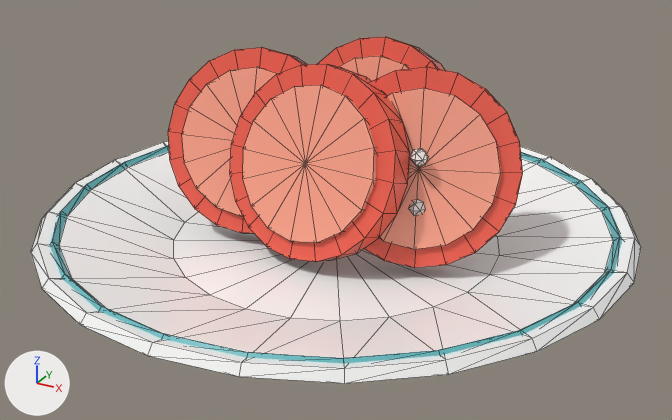
One commit to the glTF model kr_dish_tomatoes.glb: the scene before it, then after it.
Before and after are seen from a 50 mm camera at (0.302, -0.549, 0.315) aimed at (0.006, -0.012, 0.047). Lighting does not change. The marker at lower left points along +X, +Y and +Z. The picture after the commit comes second. Mesh edges are drawn as thin lines. Vertices at exactly the same position are counted once.

The scene before the commit, as lines of its bpy script (objects in view):
```python
me_vc_m0_r2 = bpy.data.meshes.new('vc_m0_r2')
me_vc_m0_r2.from_pydata(...)  # 314 vertices, 608 faces; spans x -0.215..0.215, y -0.215..0.215, z 0.0..0.153
me_vc_m0_r2.materials.append(mat_vc_m0_r2)
me_vc_m0_r4 = bpy.data.meshes.new('vc_m0_r4')
me_vc_m0_r4.from_pydata(...)  # 412 vertices, 768 faces; spans x -0.204..0.204, y -0.204..0.204, z 0.032..0.141
me_vc_m0_r4.materials.append(mat_vc_m0_r4)
ob_vc_m0_r2 = bpy.data.objects.new('vc_m0_r2', me_vc_m0_r2)
ob_vc_m0_r2.location = (0.0, 0.0, 0.0)
ob_vc_m0_r4 = bpy.data.objects.new('vc_m0_r4', me_vc_m0_r4)
ob_vc_m0_r4.location = (0.0, 0.0, 0.0)
```
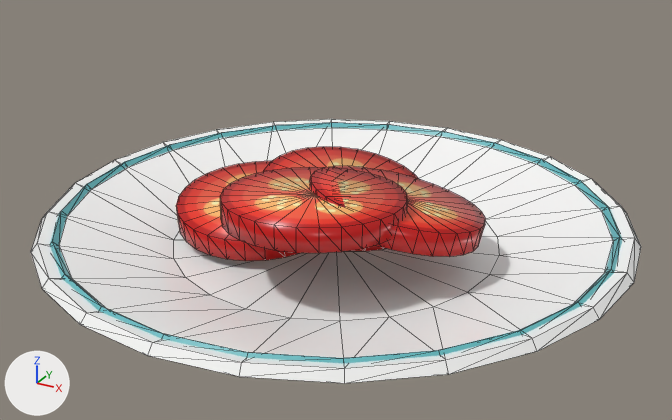
Boxes (x1, y1, x2, y2) around the edits, measured in the pictures (672 x 420 px):
'vc_m0_r2', reshaped (24% shorter)
    before: (31, 37, 641, 383)
    after: (31, 119, 641, 383)
'vc_m0_r4', reshaped (21% shorter)
    before: (50, 56, 623, 363)
    after: (50, 122, 623, 363)
'kr_dish_tomatoes_f_tomslice', added (red)
    after: (176, 147, 486, 261)
part 1 of me_vc_m0_r2, deleted (red)
    before: (318, 37, 444, 70)
part 2 of me_vc_m0_r2, deleted (red)
    before: (168, 47, 307, 233)
part 3 of me_vc_m0_r2, deleted (red)
    before: (230, 64, 410, 262)
part 4 of me_vc_m0_r2, deleted (red)
    before: (364, 67, 523, 268)
part 5 of me_vc_m0_r4, deleted (beige)
    before: (182, 56, 501, 249)

Diff of the bpy script that builds the scene:
```diff
--- a/kr_dish_tomatoes.glb.py
+++ b/kr_dish_tomatoes.glb.py
@@ img_image_0 @@
+img_image_0 = load_image('Image_0', '_unpacked/Image_0', 512, 512, 'sRGB')
@@ mat_f_tomslice @@
+mat_f_tomslice = principled_material('f_tomslice')
+mat_f_tomslice.texture = img_image_0
+mat_f_tomslice.roughness = 0.3
@@ me_vc_m0_r2 @@
 # used by ob_vc_m0_r2; location = (0.0, 0.0, 0.0)
-me_vc_m0_r2.from_pydata(...)  # 314 vertices, 608 faces; spans x -0.215..0.215, y -0.215..0.215, z 0.0..0.153
+me_vc_m0_r2.from_pydata(...)  # 146 vertices, 288 faces; spans x -0.215..0.215, y -0.215..0.215, z 0.0..0.042
+# me_vc_m0_r2 part 1: the loose piece of 42 vertices spanning x -0.068..0.068, y 0.03..0.095, z 0.02..0.153 is deleted
+# me_vc_m0_r2 part 2: the loose piece of 42 vertices spanning x -0.129..0.007, y -0.044..0.025, z 0.02..0.153 is deleted
+# me_vc_m0_r2 part 3: the loose piece of 42 vertices spanning x -0.069..0.067, y -0.06..0.006, z 0.02..0.153 is deleted
+# me_vc_m0_r2 part 4: the loose piece of 42 vertices spanning x 0.0..0.133, y -0.04..0.04, z 0.02..0.153 is deleted
 me_vc_m0_r2.materials.append(mat_vc_m0_r2)
@@ me_vc_m0_r4 @@
 # used by ob_vc_m0_r4; location = (0.0, 0.0, 0.0)
-me_vc_m0_r4.from_pydata(...)  # 412 vertices, 768 faces; spans x -0.204..0.204, y -0.204..0.204, z 0.032..0.141
+me_vc_m0_r4.from_pydata(...)  # 96 vertices, 192 faces; spans x -0.204..0.204, y -0.204..0.204, z 0.034..0.042
+# me_vc_m0_r4 part 5: 14 loose pieces with 316 vertices, spanning x -0.116..0.12, y -0.059..0.089, z 0.032..0.141, are deleted
 me_vc_m0_r4.materials.append(mat_vc_m0_r4)
@@ me_kr_dish_tomatoes_f_tomslice @@
+me_kr_dish_tomatoes_f_tomslice.from_pydata(...)  # 232 vertices, 448 faces; spans x -0.115..0.117, y -0.124..0.07, z 0.024..0.084
+me_kr_dish_tomatoes_f_tomslice.materials.append(mat_f_tomslice)  # picture img_image_0
@@ ob_kr_dish_tomatoes_f_tomslice @@
+ob_kr_dish_tomatoes_f_tomslice = bpy.data.objects.new('kr_dish_tomatoes_f_tomslice', me_kr_dish_tomatoes_f_tomslice)
+ob_kr_dish_tomatoes_f_tomslice.location = (0.0, 0.0, 0.0)
```
